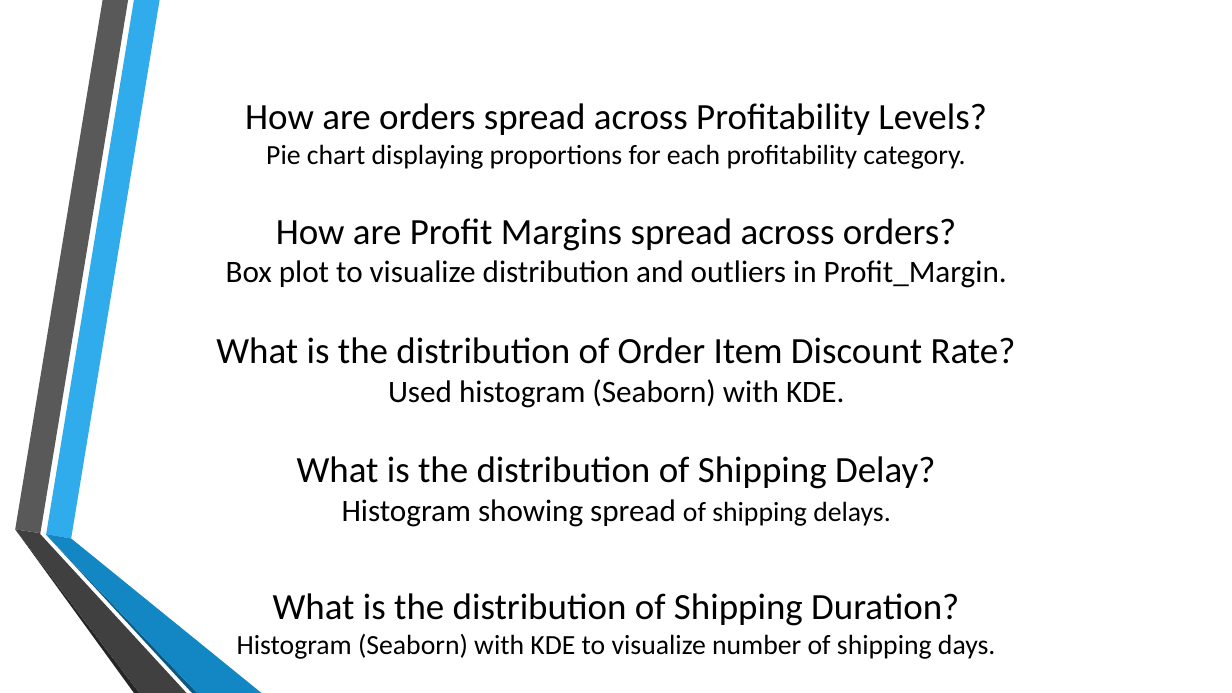
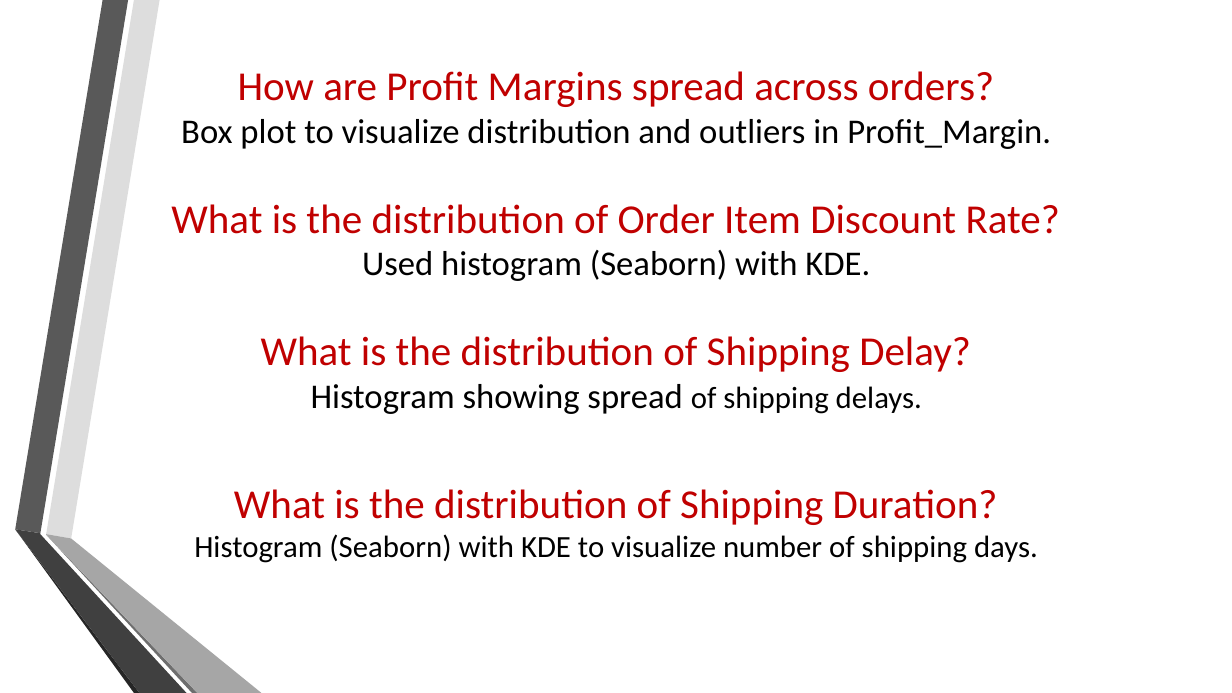
Before and after one commit to mariam530/supply-chain-project, a slide deck: slide 24 of New Microsoft PowerPoint Presentation.pptx (slide 20 before the commit). Drawn at 1232x693 pixels with LibreOffice and Linux fonts; fonts in the diff are those of the drawing; background and template pictures are left out. Boxes give left, top, right and bottom in pixels: in the first picture for what was removed or moved away, otherwise in the second. Text is boxed around its words. In the diff, an @@ line names an element or a change of style, - is before the commit and + after.

```diff
--- a/New Microsoft PowerPoint Presentation.pptx
+++ b/New Microsoft PowerPoint Presentation.pptx
@@ freeform shape at (46, 0, 160, 539): fill #30ACEC to #DDDDDD @@
@@ title at (171, 71, 1060, 563): text changed; size 28.8 to 32 pt @@
-How are orders spread across Profitability Levels?
-Pie chart displaying proportions for each profitability category.
-How are Profit Margins spread across orders?
-Box plot to visualize distribution and outliers in Profit_Margin.
-What is the distribution of Order Item Discount Rate?
-Used histogram (Seaborn) with KDE.
-What is the distribution of Shipping Delay?
-Histogram showing spread of shipping delays.
-What is the distribution of Shipping Duration?
-Histogram (Seaborn) with KDE to visualize number of shipping days.
+How are Profit Margins spread across orders?
+Box plot to visualize distribution and outliers in Profit_Margin.
+What is the distribution of Order Item Discount Rate?
+Used histogram (Seaborn) with KDE.
+What is the distribution of Shipping Delay?
+Histogram showing spread of shipping delays.
+What is the distribution of Shipping Duration?
+Histogram (Seaborn) with KDE to visualize number of shipping days.
@@ freeform shape at (46, 535, 198, 693): fill #0C5A82 to #6E6E6E @@
@@ freeform shape at (46, 534, 262, 693): fill #1287C3 to #A6A6A6 @@
```
Also in this commit, not shown: 33 other slides changed, 5 slides added.
